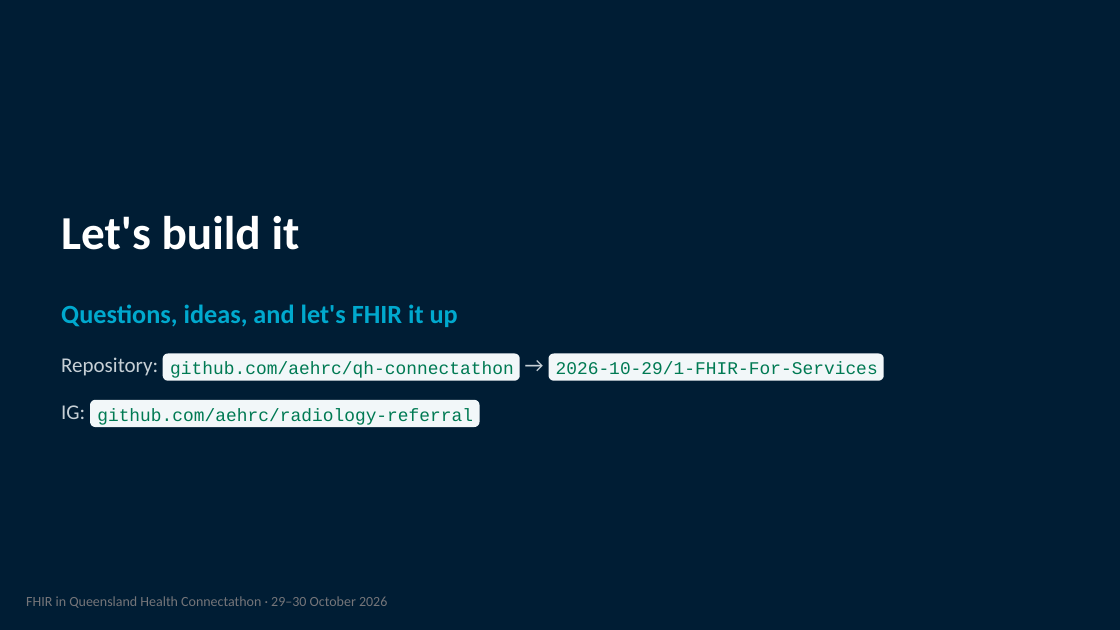
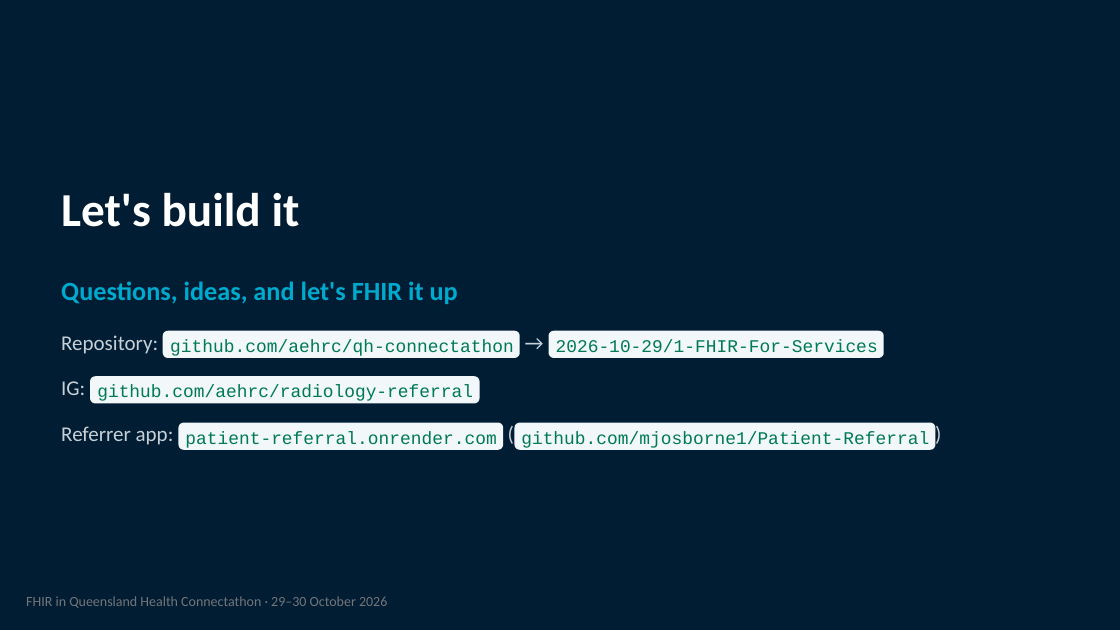
Before and after one commit to aehrc/qh-connectathon, a slide deck: slide 15 of 2026-10-29/1-FHIR-For-Services/Track2-KickOff-Deck.pptx. Drawn at 1120x630 pixels with LibreOffice and Linux fonts; fonts in the diff are those of the drawing. Boxes give left, top, right and bottom in pixels: in the first picture for what was removed or moved away, otherwise in the second. Text is boxed around its words. In the diff, an @@ line names an element or a change of style, - is before the commit and + after.

```diff
--- a/2026-10-29/1-FHIR-For-Services/Track2-KickOff-Deck.pptx
+++ b/2026-10-29/1-FHIR-For-Services/Track2-KickOff-Deck.pptx
@@ 8 texts, 3 freeform shapes moved together from (x1=61, y1=215, x2=884, y2=427) to (x1=61, y1=192, x2=884, y2=403) @@
@@ text added at (x1=61, y1=426, x2=174, y2=445), 18 pt, text #C7D0D6 @@
+Referrer app:
@@ freeform shape added at (x1=178, y1=423, x2=502, y2=450), fill #F2F7F9 @@
@@ text added at (x1=185, y1=431, x2=496, y2=448), 15.3 pt, text #007A53 @@
+patient-referral.onrender.com
@@ text added at (x1=503, y1=421, x2=524, y2=447), 18 pt, text #C7D0D6 @@
+(
@@ freeform shape added at (x1=514, y1=423, x2=935, y2=450), fill #F2F7F9 @@
@@ text added at (x1=521, y1=431, x2=929, y2=448), 15.3 pt, text #007A53 @@
+github.com/mjosborne1/Patient-Referral
@@ text added at (x1=935, y1=421, x2=956, y2=447), 18 pt, text #C7D0D6 @@
+)
```
Also in this commit, not shown: 5 other slides changed, 4 other files.
